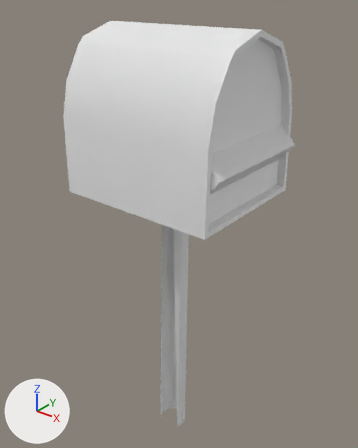
What one commit did to the FBX model Assets/02_Art/Mesh/House/SM_House_Letterbox.fbx.
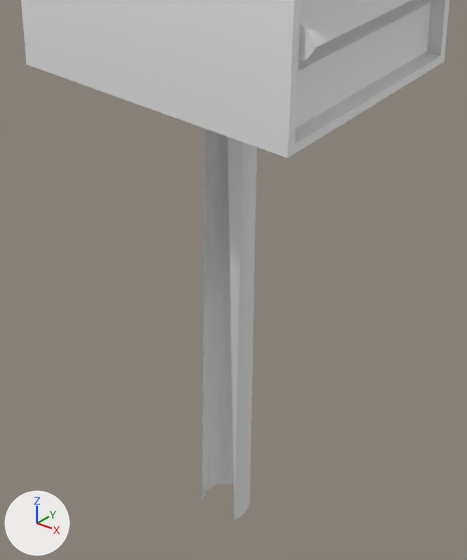
There are two pictures of each version: one whole from a camera (50 mm lens) standing at (12.419, 14.844, 0.243) and looking at (11.649, 15.808, -0.355), one close up on the part from 16% to 83% of the width and 35% to 100% of the height. Every picture has the same lights, and +X, +Y and +Z are marked at lower left. The first two pictures are the older version.

Script lines for the objects in view, before the commit:
```python
me_cylinder_001 = bpy.data.meshes.new('Cylinder.001')
me_cylinder_001.from_pydata(...)  # 100 vertices, 90 faces; spans x -0.273..0.175, y -0.178..0.178, z -0.892..0.322
# before: 8 (-0.047, -0.021, -0.892) at pixel (234, 519), 10 (-0.051, -0.031, -0.067), 14 (-0.086, -0.031, -0.067), 16 (-0.119, -0.021, -0.892) at pixel (202, 498)
ob_cylinder = bpy.data.objects.new('Cylinder', me_cylinder_001)
ob_cylinder.location = (11.732, 15.773, -0.163)
```
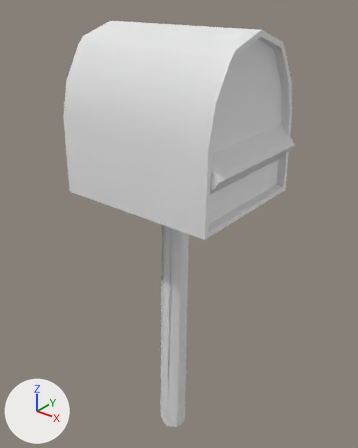
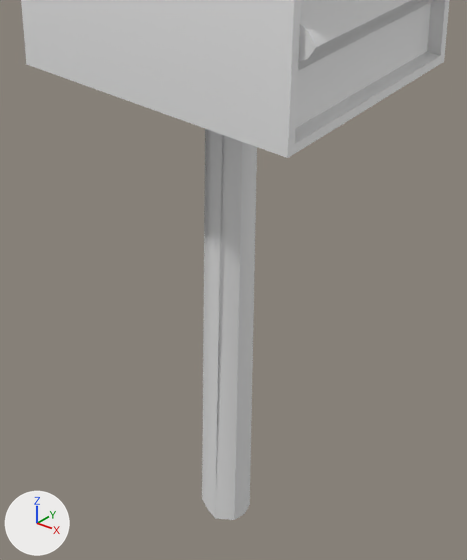
The newer file is also turned or shifted as a whole; pictures and numbers use the older file's frame.

The edits, one by one:
me_cylinder_001 is used by ob_cylinder; location (11.732, 15.773, -0.163).
Verts and faces of me_cylinder_001; kept vertices keep their numbers, new ones are numbered from 100.
me_cylinder_001 had 100 vertices, 90 faces and spanned x -0.273..0.175, y -0.178..0.178, z -0.892..0.322.
me_cylinder_001 now has 104 vertices, 93 faces and spans x -0.273..0.175, y -0.178..0.178, z -0.909..0.322.
Part 1, on me_cylinder_001:
New vertex 100 is at (-0.072, -0.031, -0.083).
New vertex 101 is at (-0.105, -0.021, -0.909), pixel (208, 509).
New vertex 102 is at (-0.05, -0.038, -0.083).
New vertex 103 is at (-0.083, -0.028, -0.909), pixel (215, 518).
New faces: (14, 16, 101, 100), (100, 101, 103, 102), (8, 10, 102, 103).

Changed parts and their boxes (x1, y1, x2, y2) in the close-ups (467 x 560 px):
part 1 of me_cylinder_001, added: after (202, 129, 234, 520)
